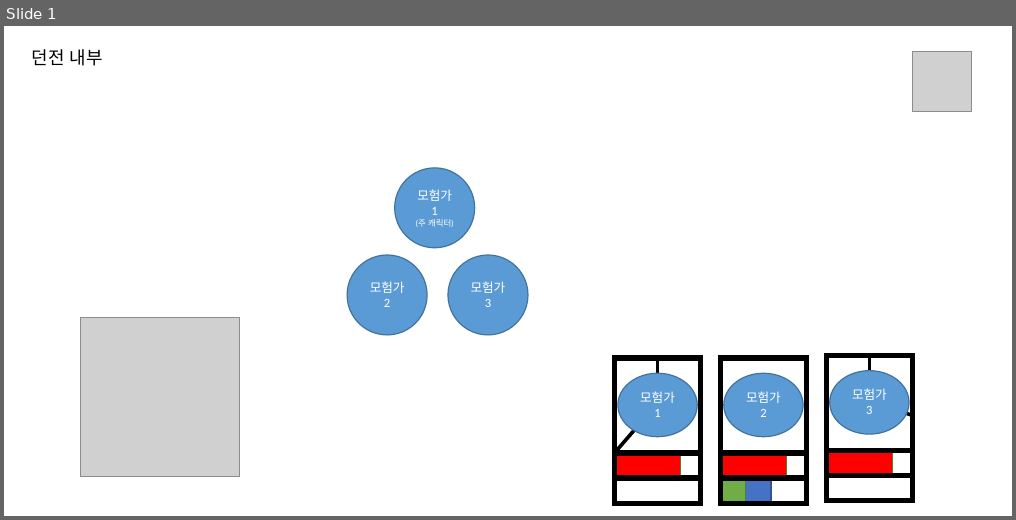
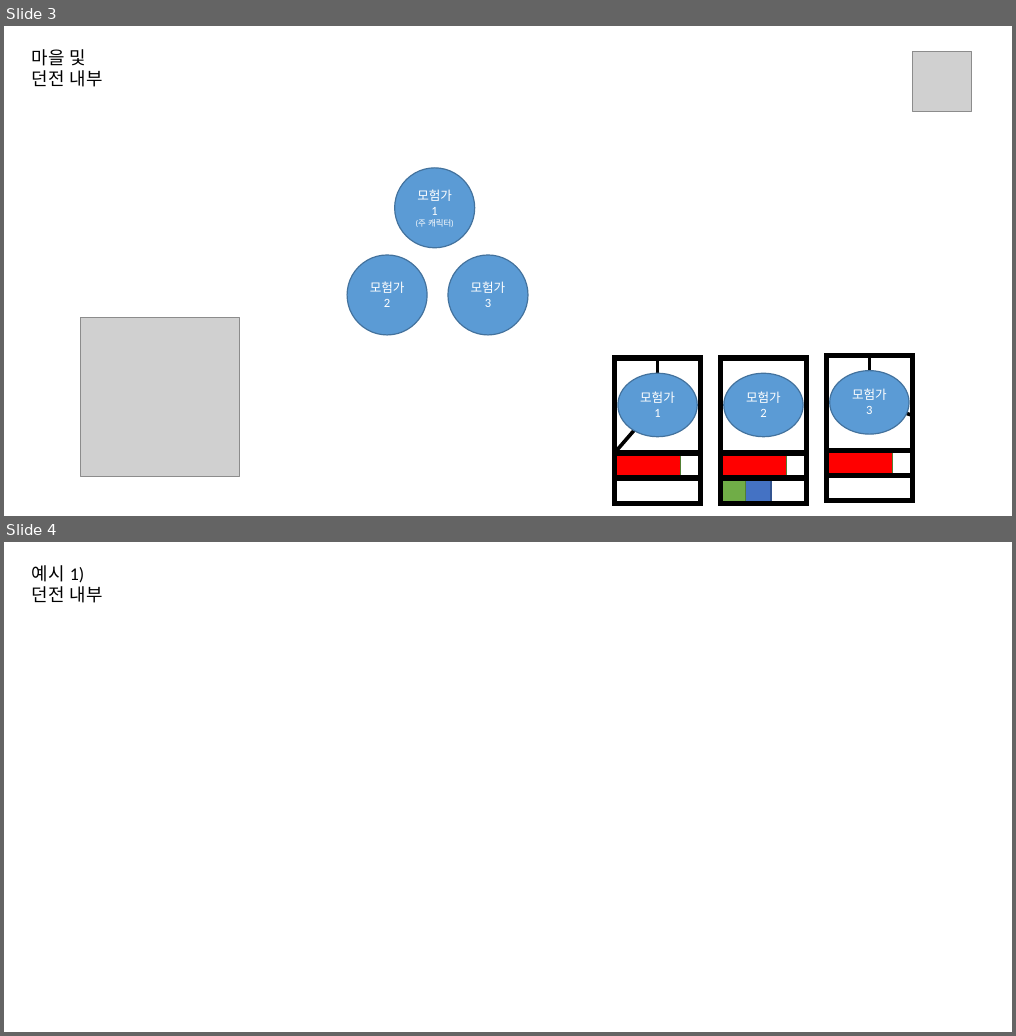
Before and after one commit to cgim971/DayDay_Project_1, a slide deck: 기획/기획서-ppt.pptx. Shown one above the other, each under a label of ours: slide 1 before the commit, slides 3 and 4 after it. The pictures are 1016x520 and 1016x1036 pixels, drawn with LibreOffice and Linux fonts; fonts in the diff are those of the drawing; grey boxes stand for pictures. Boxes give left, top, right and bottom in pixels: in the first picture for what was removed or moved away, otherwise in the second. Text is boxed around its words. In the diff, an @@ line names an element or a change of style, - is before the commit and + after.

```diff
--- a/기획/기획서-ppt.pptx
+++ b/기획/기획서-ppt.pptx
@@ slide 4 added at (x1=4, y1=542, x2=1012, y2=1032), background #FFFFFF @@
@@ text added at (x1=32, y1=565, x2=103, y2=603), 15 pt, text #000000 @@
+예시 1)
+던전 내부
@@ what was slide 1 is now slide 3 @@
@@ slide 3 changed as well @@
@@ text at (x1=32, y1=49, x2=103, y2=87): text changed @@
-던전 내부
+마을 및 던전 내부
```
Also in this commit, not shown: 1 other slide changed, 3 other slides added, 1 other file.
